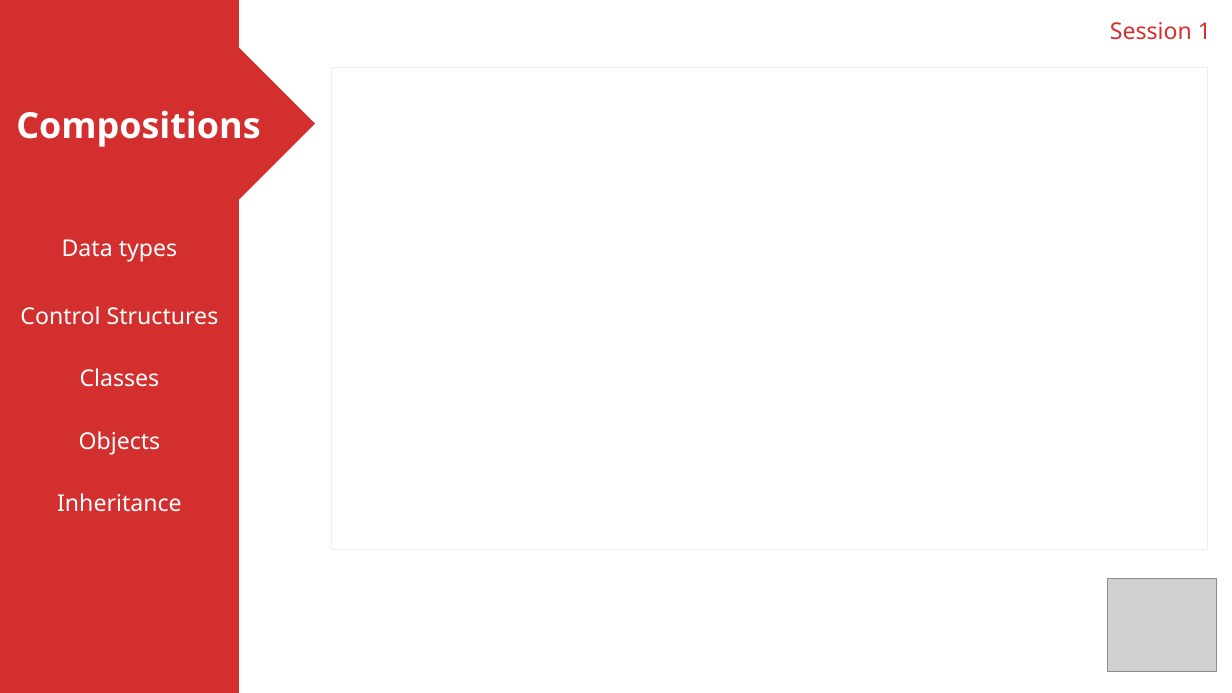
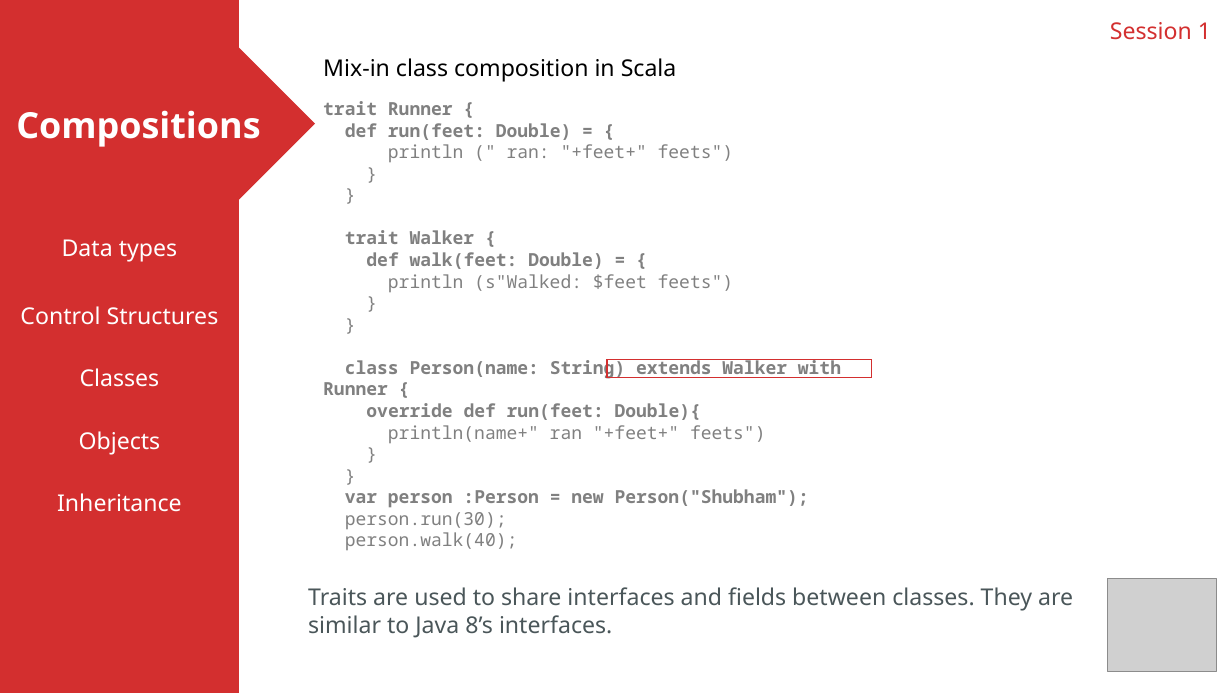
Before and after one commit to ShubhamWanne-zz/Scala-Read-Guide, a slide deck: slide 18 of Presentation1.pptx (slide 17 before the commit). Drawn at 1232x693 pixels with LibreOffice and Linux fonts; fonts in the diff are those of the drawing; grey boxes stand for pictures. Boxes give left, top, right and bottom in pixels: in the first picture for what was removed or moved away, otherwise in the second. Text is boxed around its words. In the diff, an @@ line names an element or a change of style, - is before the commit and + after.

```diff
--- a/Presentation1.pptx
+++ b/Presentation1.pptx
@@ text added at (323, 58, 677, 82), 18 pt, text #000000 @@
+Mix-in class composition in Scala
@@ rectangle removed at (332, 67, 1209, 549) @@
@@ text added at (323, 101, 841, 550), 14 pt, text #808080, bold @@
+trait Runner {
+def run(feet: Double) = {
+println (" ran: "+feet+" feets")
+}
+}
+trait Walker {
+def walk(feet: Double) = {
+println (s"Walked: $feet feets")
+}
+}
+class Person(name: String) extends Walker with Runner {
+override def run(feet: Double){
+println(name+" ran "+feet+" feets")
+}
+}
+var person :Person = new Person("Shubham");
+person.run(30);
+person.walk(40);
@@ rectangle added at (607, 360, 872, 378), outline #D32F2F 1 pt @@
@@ text added at (308, 587, 1073, 638), 18 pt, text #4A5659 @@
+Traits are used to share interfaces and fields between classes. They are similar to Java 8’s interfaces.
```
Also in this commit, not shown: 7 other slides changed, 2 slides added, 2 slides removed.
